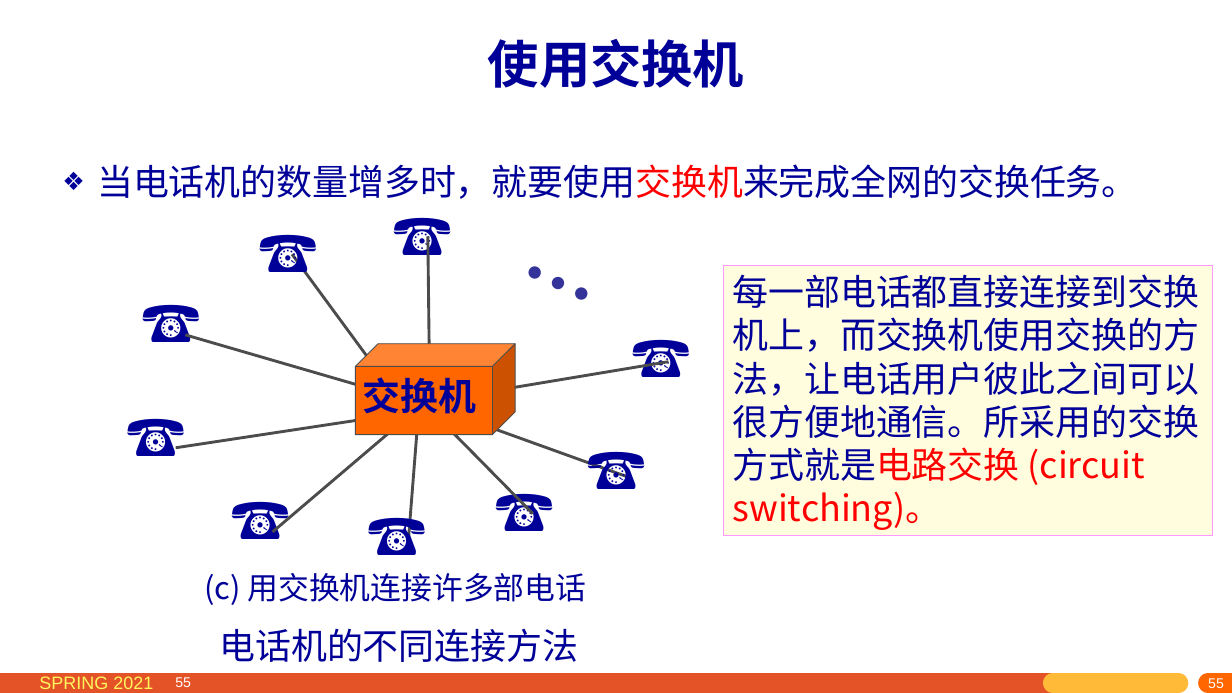
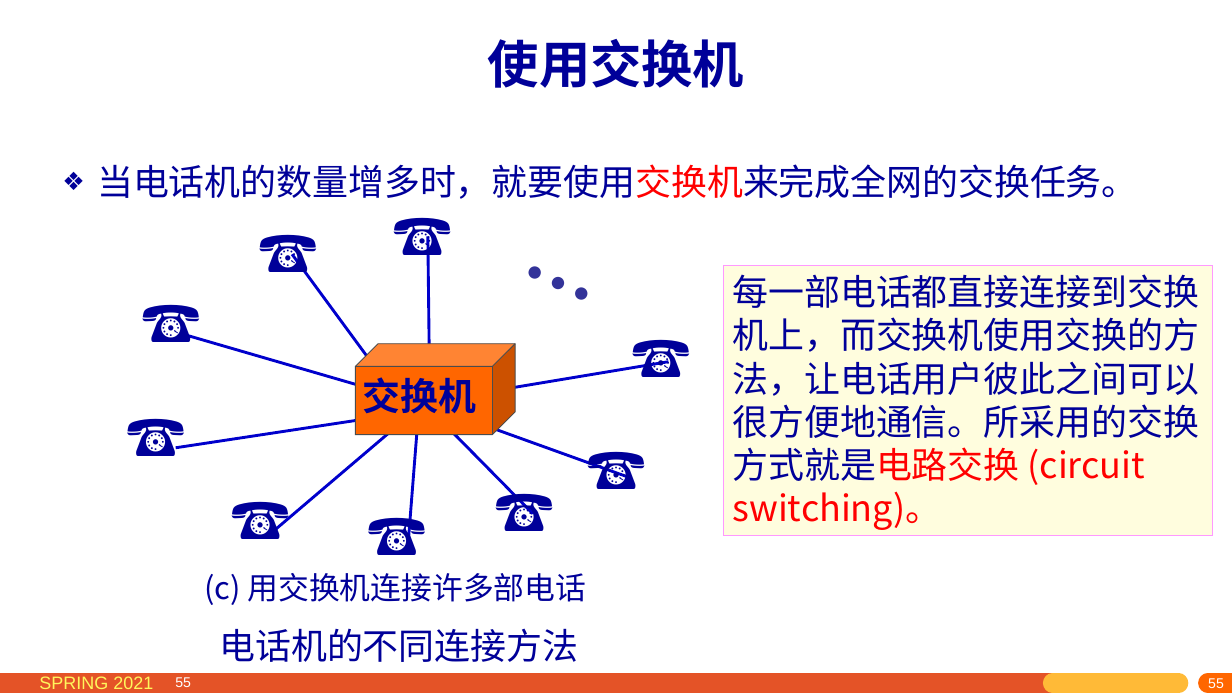
Before and after one commit to network-whu/2021, a slide deck: slide 55 of slides/instruction/01.pptx. Drawn at 1232x693 pixels with LibreOffice and Linux fonts; fonts in the diff are those of the drawing. Boxes give left, top, right and bottom in pixels: in the first picture for what was removed or moved away, otherwise in the second. Text is boxed around its words. In the diff, an @@ line names an element or a change of style, - is before the commit and + after.

Commit message:
minor changes

```diff
--- a/slides/instruction/01.pptx
+++ b/slides/instruction/01.pptx
@@ line (430, 380) - (428, 237): stroke #4C4C4C 2.25 pt to #0000CC 2.25 pt @@
@@ line (292, 254) - (375, 367): stroke #4C4C4C 2.25 pt to #0000CC 2.25 pt @@
@@ line (186, 335) - (383, 393): stroke #4C4C4C 2.25 pt to #0000CC 2.25 pt @@
@@ line (477, 394) - (668, 361): stroke #4C4C4C 2.25 pt to #0000CC 2.25 pt @@
@@ line (176, 448) - (389, 416): stroke #4C4C4C 2.25 pt to #0000CC 2.25 pt @@
@@ line (409, 541) - (419, 416): stroke #4C4C4C 2.25 pt to #0000CC 2.25 pt @@
@@ line (533, 514) - (419, 397): stroke #4C4C4C 2.25 pt to #0000CC 2.25 pt @@
@@ line (628, 477) - (457, 416): stroke #4C4C4C 2.25 pt to #0000CC 2.25 pt @@
@@ line (273, 532) - (399, 424): stroke #4C4C4C 2.25 pt to #0000CC 2.25 pt @@
```
Also in this commit, not shown: 8 other slides changed.
